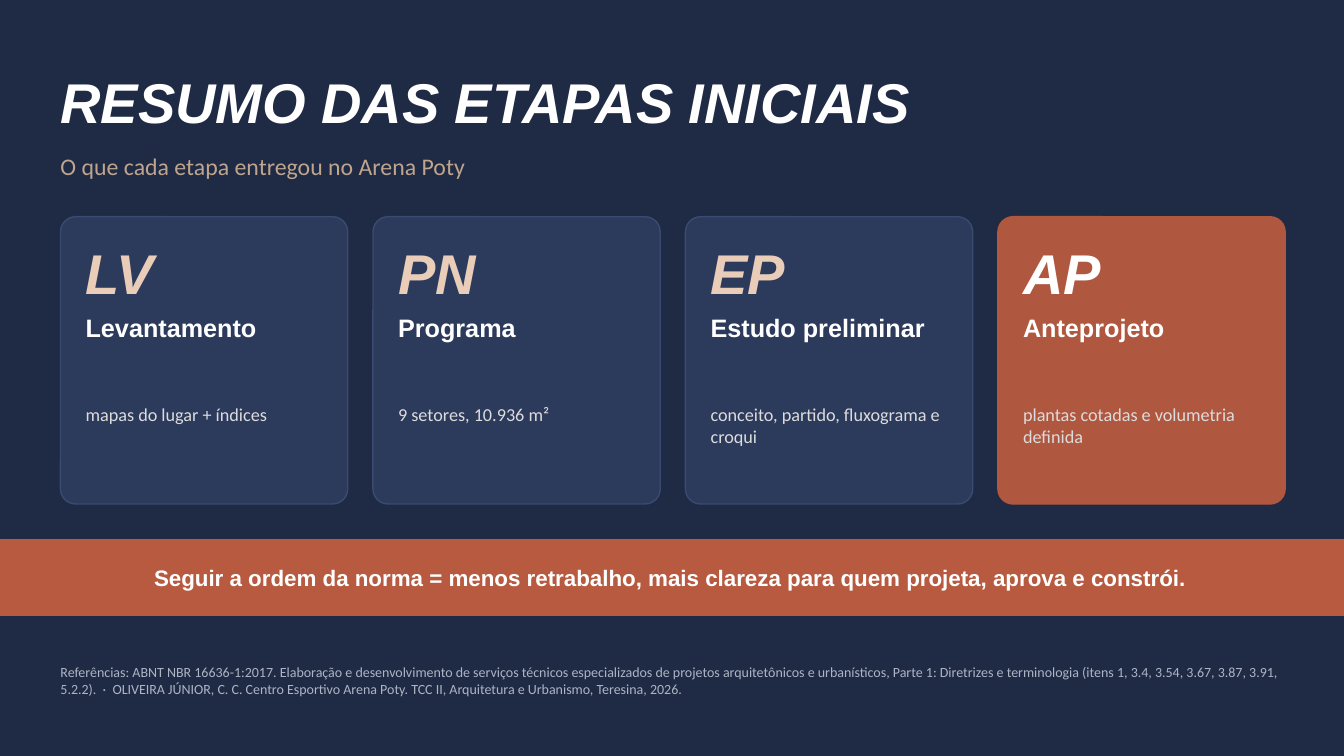
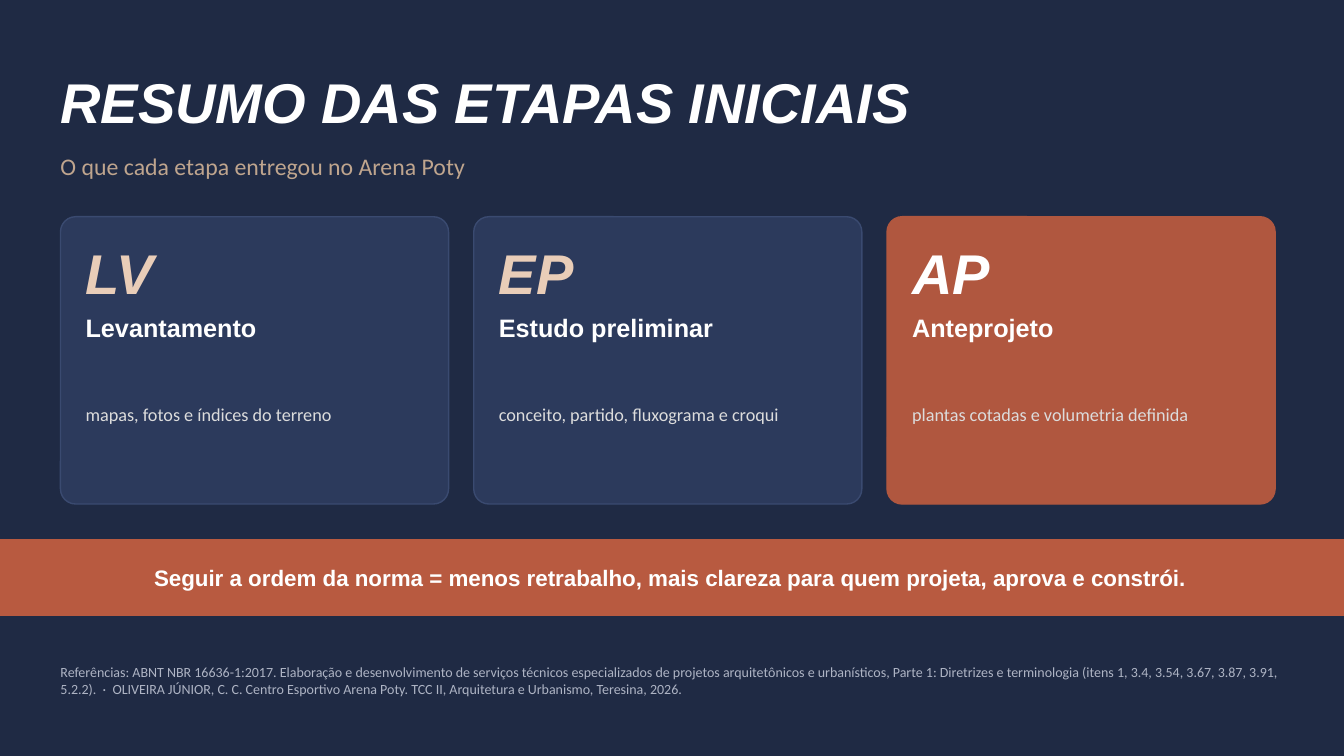
Before and after one commit to arqlais/slide, a slide deck: slide 9 of Claudio_Castro_de_Oliveira_Junior.pptx (slide 11 before the commit). Drawn at 1344x756 pixels with LibreOffice and Linux fonts; fonts in the diff are those of the drawing. Boxes give left, top, right and bottom in pixels: in the first picture for what was removed or moved away, otherwise in the second. Text is boxed around its words. In the diff, an @@ line names an element or a change of style, - is before the commit and + after.

```diff
--- a/Claudio_Castro_de_Oliveira_Junior.pptx
+++ b/Claudio_Castro_de_Oliveira_Junior.pptx
@@ rounded rectangle: place and size @@
-rounded rectangle at <box>60,217,348,504</box>
+rounded rectangle at <box>60,217,449,504</box>
@@ rounded rectangle: place and size @@
-rounded rectangle at <box>373,217,660,504</box>
+rounded rectangle at <box>474,217,862,504</box>
@@ text "EP": place and size @@
-text "EP" at <box>711,255,786,294</box>
+text "EP" at <box>499,255,574,294</box>
@@ rounded rectangle removed at <box>686,217,973,504</box> @@
@@ rounded rectangle: place and size @@
-rounded rectangle at <box>998,217,1286,504</box>
+rounded rectangle at <box>887,217,1275,504</box>
@@ text "AP": place and size @@
-text "AP" at <box>1023,255,1101,294</box>
+text "AP" at <box>912,255,990,294</box>
@@ text removed at <box>398,255,476,294</box> @@
-PN
@@ text removed at <box>398,319,516,343</box> @@
-Programa
@@ text "Estudo preliminar": place and size @@
-text "Estudo preliminar" at <box>711,318,925,343</box>
+text "Estudo preliminar" at <box>499,318,713,343</box>
@@ text "Anteprojeto": place and size @@
-text "Anteprojeto" at <box>1023,318,1164,343</box>
+text "Anteprojeto" at <box>912,318,1053,343</box>
@@ text at <box>86,408,332,424</box>: text changed @@
-mapas do lugar + índices
+mapas, fotos e índices do terreno
@@ text removed at <box>398,407,550,423</box> @@
-9 setores, 10.936 m²
@@ text "conceito, partido, fluxograma e croqui" rewrapped from <box>711,408,940,446</box> to <box>499,408,778,424</box> @@
@@ text "plantas cotadas e volumetria definida" rewrapped from <box>1023,408,1235,443</box> to <box>912,408,1188,424</box> @@
```
Also in this commit, not shown: 7 other slides changed, 1 slide added, 3 slides removed, 3 other files.
